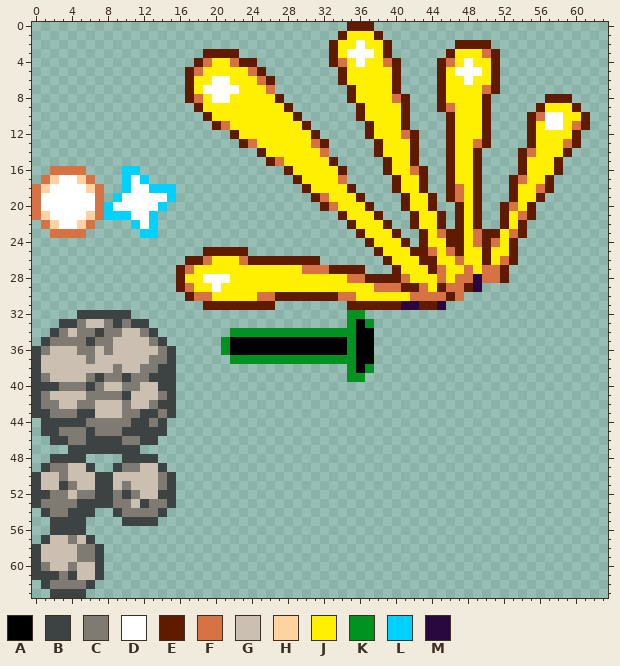
One commit to this pixel-art sprite: TagMatch/Assets/Objects/Enemy/MonsterPack1/effect_2.png. The first picture shows the starting point.
The file is 256x256 pixels, drawn in blocks of 4x4; one block is one cell here.
Palette (. is transparent): A #000000  B #3d4242  C #807b72  D #ffffff  E #5f1a00  F #d77245  G #cbbfb2  H #ffd3a1  J #ffef00  K #00931f  L #00d1ff  M #29083f
Pixels before (only the part around the change), first column x 14:
26 ...EEFJJJFEEEEEEEE.......EJJJEEJJFJJEJ
27 ..EFJJJJJJJJJJJJFFFEEEE...EJJJEFJJFJFF
28 ..EJJDDDJJJJJJJJJJJJJFFEEEEFJJJFJFFMFF
29 ..EFJJDJJJJJJJJJJJJJJJJJFFFEEFJEFFEM..
30 ...EFFJJJJJFFEEEEEEEFFJJJJJJFFFFEF....
31 .....EEEEEEEE........EEEEEEMMEEM......
32 .....................KK...............
33 .....................KAK..............
34 ........KKKKKKKKKKKKKKAA..............
35 B......KAAAAAAAAAAAAAKAA..............
36 CB.....KAAAAAAAAAAAAAKAA..............
37 CB......KKKKKKKKKKKKKKAA..............
38 BB...................KAK..............
39 BB...................KK...............
40 BB....................................
41 CB....................................
42 BB....................................
43 CB....................................
44 B.....................................
45 B.....................................
46 ......................................
47 ......................................
48 ......................................
49 B.....................................
50 CB....................................
Now the later version:
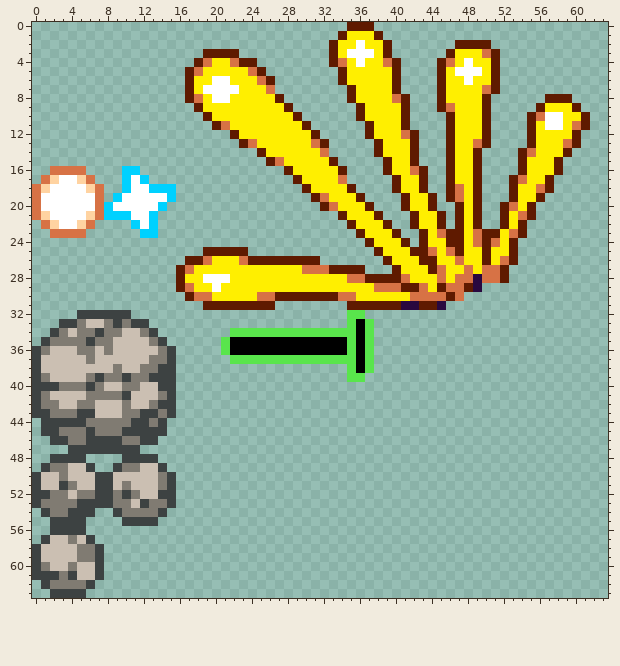
Changes in this commit:
Colour K changes from #00931f to #59e54c.
The author changed colour A to colour K in rows 34 to 37 at x 37.
